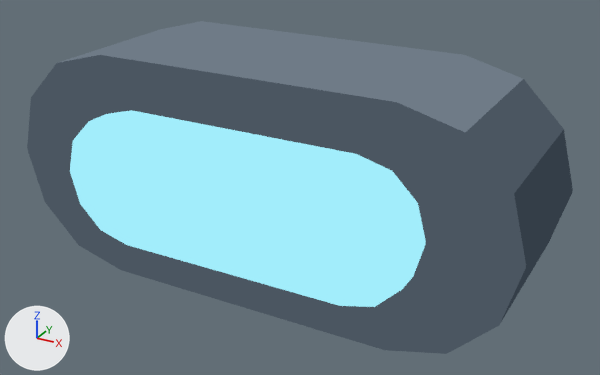
The glTF model Assets/TD2/Screen3D/Kit07/white/Signal_Lamp.gltf: old version first, new version second.
Both versions are drawn from a camera (50 mm lens) standing at (0.233, -0.452, 0.261) and looking at (0.014, -0.054, 0.062). Arrows for +X, +Y and +Z are at lower left; the lights stay in place. The older version comes first.

Before the edit, the objects in view are built like this:
```python
mat_k07_white_link_light = bpy.data.materials.new('K07_white_link_light')
mat_k07_white_link_light.use_nodes = True; mat_k07_white_link_light.node_tree.nodes.clear()
_N = mat_k07_white_link_light.node_tree.nodes; _L = mat_k07_white_link_light.node_tree.links
n0 = _N.new('ShaderNodeEmission'); n0.name = 'Emission'
n0.inputs[0].default_value = (0.361, 0.847, 0.965, 1.0)  # 'Color', cyan #a2edfb
n1 = _N.new('ShaderNodeLightPath'); n1.name = 'Light Path'
n2 = _N.new('ShaderNodeBsdfTransparent'); n2.name = 'Transparent BSDF'
n3 = _N.new('ShaderNodeMixShader'); n3.name = 'Mix Shader'
n4 = _N.new('ShaderNodeOutputMaterial'); n4.name = 'Material Output'
_L.new(n1.outputs[0], n3.inputs[0])  # 'Is Camera Ray' to 'Factor'
_L.new(n2.outputs[0], n3.inputs[1])  # 'BSDF' to 'Shader'
_L.new(n0.outputs[0], n3.inputs[2])  # 'Emission' to 'Shader'
_L.new(n3.outputs[0], n4.inputs[0])  # 'Shader' to 'Surface'
me_signal_lamp_001 = bpy.data.meshes.new('Signal_Lamp.001')
me_signal_lamp_001.from_pydata(...)  # 64 vertices, 120 faces; spans x -0.16..0.16, y -0.115..0.0, z 0.0..0.14
# faces by material slot: [32, 8, 20, 60]
me_signal_lamp_001.materials.append(mat_k07_white_graphite_dark)
me_signal_lamp_001.materials.append(mat_k07_white_graphite_light)
me_signal_lamp_001.materials.append(mat_k07_white_graphite)
me_signal_lamp_001.materials.append(mat_k07_white_link_light)
ob_signal_lamp_baked = bpy.data.objects.new('Signal_Lamp_baked', me_signal_lamp_001)
ob_signal_lamp_baked.location = (0.0, 0.0, 0.0)
```
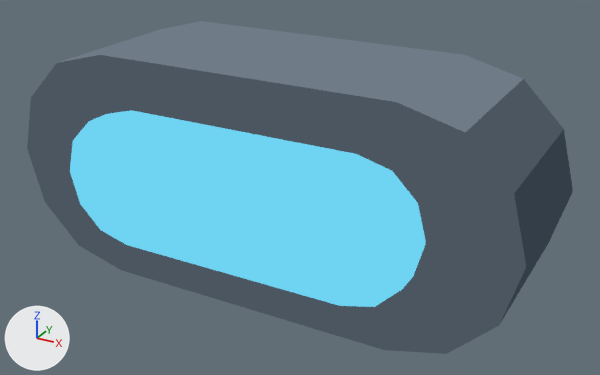
Edits to the bpy script that builds the scene:
```text
Change mat_k07_white_link_light:
    where n0 = _N.new('ShaderNodeEmission'); n0.name = 'Emission'
    n0.inputs[0].default_value: (0.361, 0.847, 0.965, 1.0) -> (0.159, 0.651, 0.888, 1.0)  # 'Color', cyan #a2edfb -> 'Color', cyan #6fd3f2
```

Changed parts and their boxes [x1, y1, x2, y2] in the pictures (600 x 375 px):
'Signal_Lamp_baked', recoloured: [67, 108, 429, 310] in both
